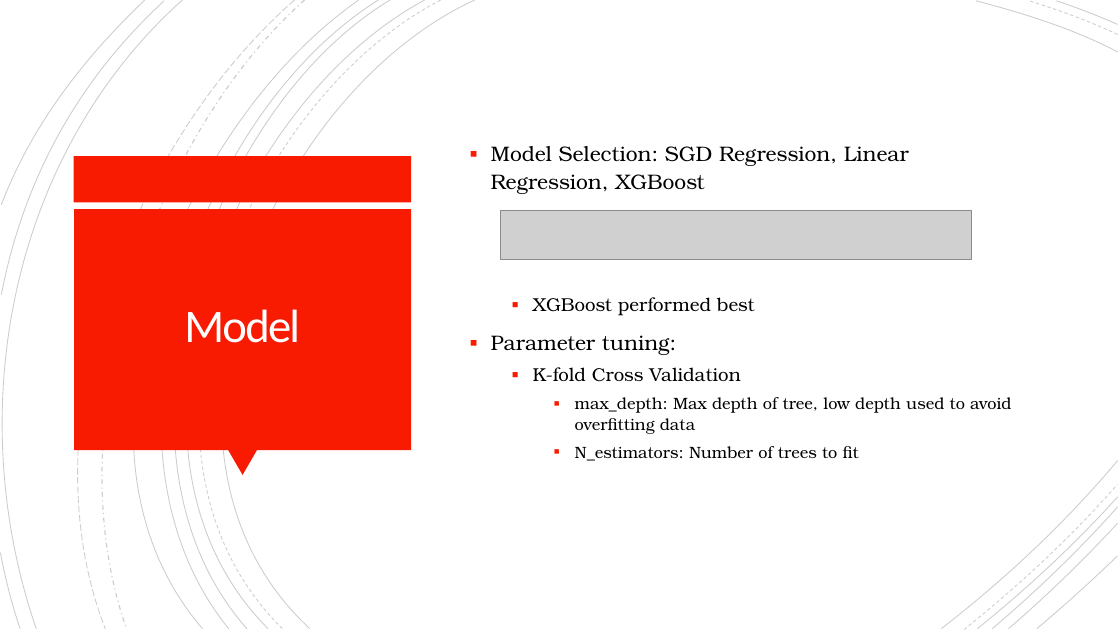
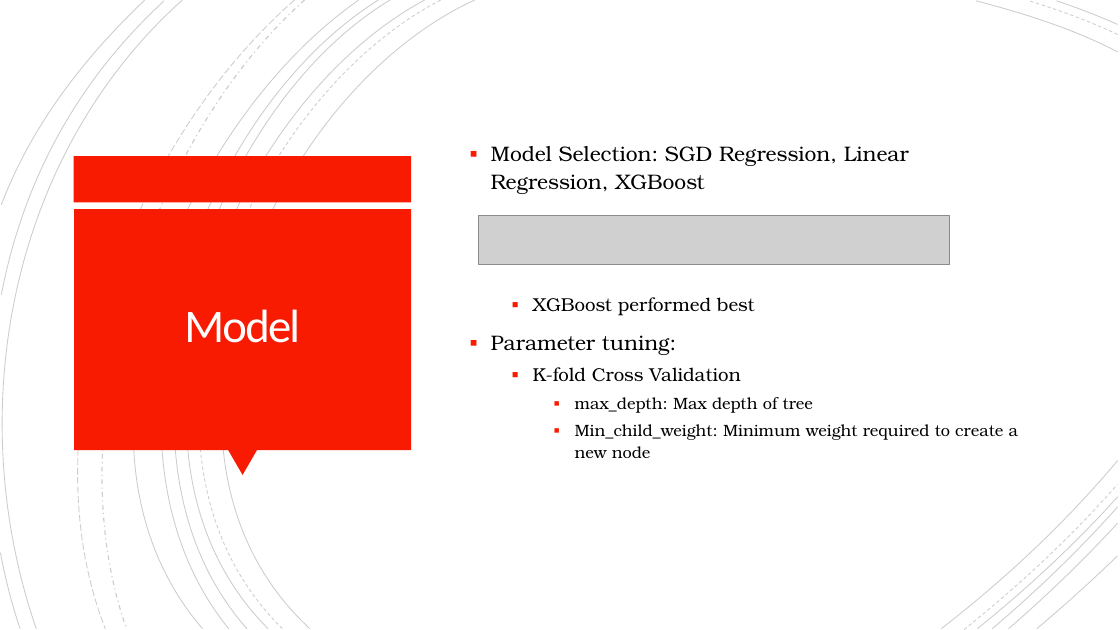
Before and after one commit to davepalazzo/Sentiment_Analysis_S-P_500, a slide deck: slide 9 of Economic_Forecasting.pptx. Drawn at 1120x630 pixels with LibreOffice and Linux fonts; fonts in the diff are those of the drawing; grey boxes stand for pictures. Boxes give left, top, right and bottom in pixels: in the first picture for what was removed or moved away, otherwise in the second. Text is boxed around its words. In the diff, an @@ line names an element or a change of style, - is before the commit and + after.

```diff
--- a/Economic_Forecasting.pptx
+++ b/Economic_Forecasting.pptx
@@ picture: place and size @@
-picture at <box>501,211,972,260</box>
+picture at <box>479,216,950,265</box>
@@ text at <box>575,397,1018,458</box>: text changed @@
-    ▪ max_depth: Max depth of tree, low depth used to avoid overfitting data
-    ▪ N_estimators: Number of trees to fit
+    ▪ max_depth: Max depth of tree
+    ▪ Min_child_weight: Minimum weight required to create a new node
```
Also in this commit, not shown: 1 other file.
